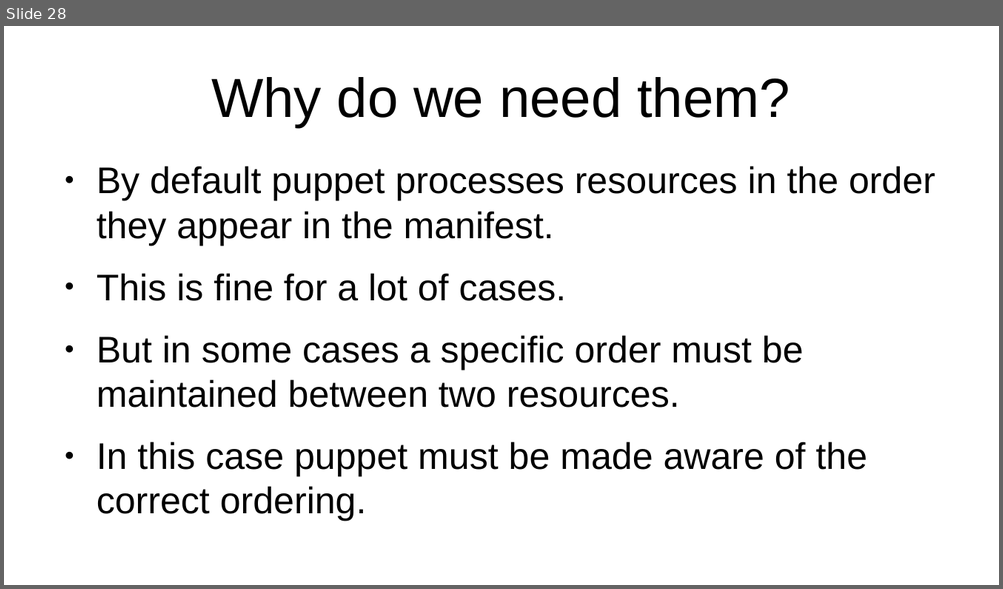
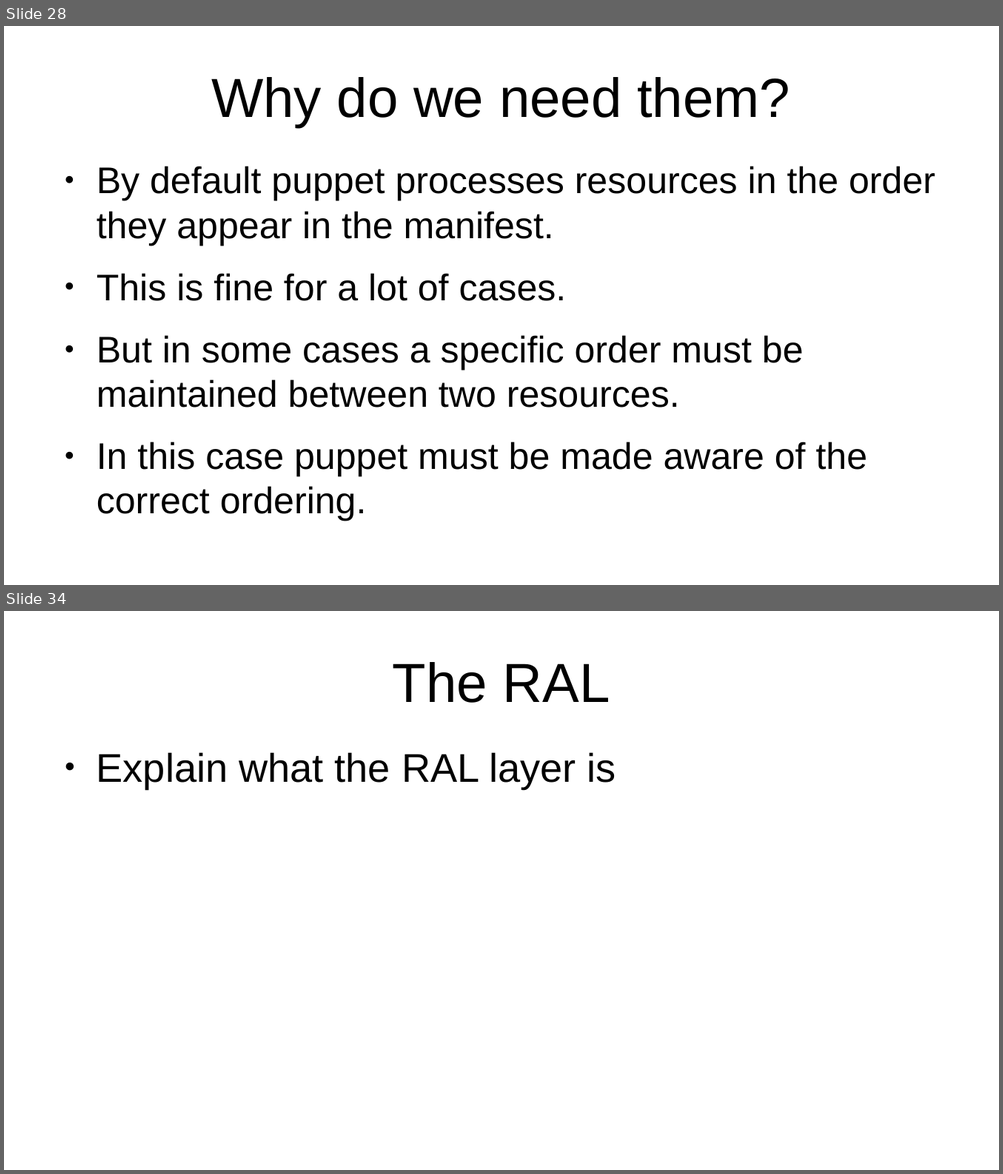
Before and after one commit to veltzer/teaching-puppet, a slide deck: slides.odp. Shown one above the other, each under a label of ours: slide 28 before the commit, slides 28 and 34 after it; the slides between them are not shown. The pictures are 1003x589 and 1003x1174 pixels, drawn with LibreOffice and Linux fonts; fonts in the diff are those of the drawing. Boxes give left, top, right and bottom in pixels: in the first picture for what was removed or moved away, otherwise in the second. Text is boxed around its words. In the diff, an @@ line names an element or a change of style, - is before the commit and + after.

```diff
--- a/slides.odp
+++ b/slides.odp
@@ slide 34 added at bbox=[4, 611, 999, 1170], background #FFFFFF @@
@@ title added at bbox=[392, 662, 610, 703], 44 pt, text #000000 @@
+The RAL
@@ text added at bbox=[96, 752, 616, 789], 32 pt, text #000000 @@
+● Explain what the RAL layer is
```
Also in this commit, not shown: 1 slide changed, 11 other slides added, 1 slide removed, 4 other files.
